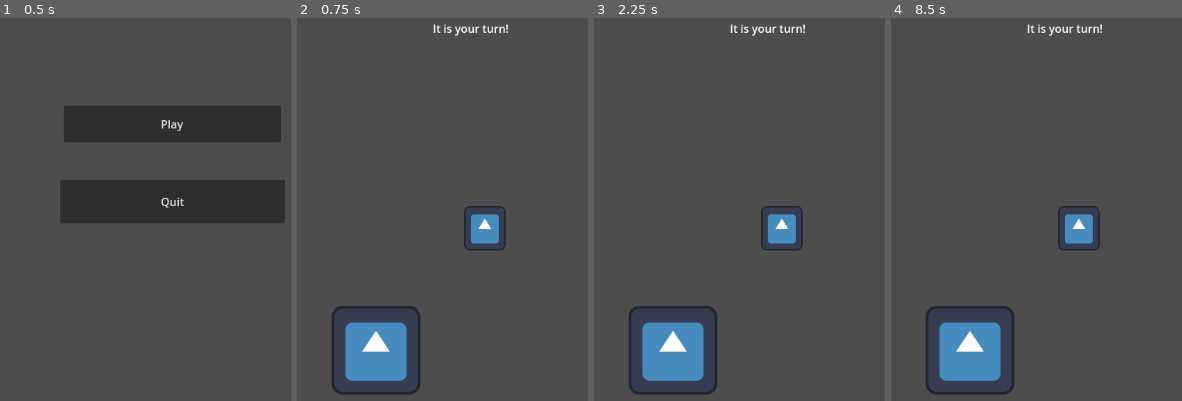
Above: before the commit, frames 1-4 (left to right).
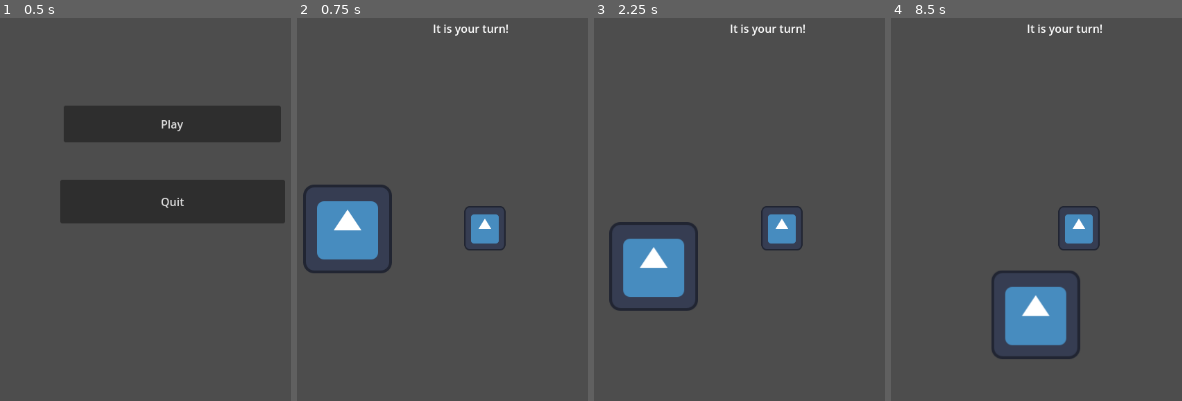
Above: after the commit, the same moments.

Repository: Crapulence1/untitled-acting-game
Game: Godot game, scene res://Menus/Main_Menu.tscn
Same seed, same stepped clock (60 frames per second), same inputs: the game is played once before the commit and once after it. The engine's default icon, where the game draws it, is replaced by a stand-in: a white triangle on a blue panel in a dark square.
Inputs (mouse positions are in pixels of both pictures, inside the frame that each line leads up to):
- Up to frame 1 (0.5 s): no input
- Up to frame 2 (0.75 s): click "Play" at 0.5 s
- Up to frame 3 (2.25 s): tap Enter at 1.25 s; move the mouse to (outside the picture) at 1.27 s; hold Space (activate_object) 1.28-2 s; click (outside the picture) at 1.42 s; drag from (620, 247) to (739, 316) at 2.02 s
- Up to frame 4 (8.5 s): move the mouse to (1158, 125) at 2.77 s; hold Space (activate_object) 2.78-3.5 s; click (1158, 125) at 2.92 s; tap Enter at 3.5, 5 s; drag from (1036, 316) to (outside the picture) at 3.52 s; tap Space (activate_object) at 4.25, 5.75 s; move the mouse to (outside the picture) at 4.27 s; hold Space (activate_object) 4.28-5 s; click (outside the picture) at 4.42 s; drag from (outside the picture) to (957, 113) at 5.02 s; move the mouse to (1117, 224) at 5.77 s; hold Space (activate_object) 5.78-6.5 s; click (1117, 224) at 5.92 s; drag from (957, 113) to (917, 247) at 6.52 s; move the mouse to (outside the picture) at 7.27 s; hold Space (activate_object) 7.28-8 s; click (outside the picture) at 7.42 s; drag from (917, 247) to (1036, 316) at 8.02 s

Frame 1 is identical in both runs. In frame 2, 8.3% of the frame differs, in the area x 2-43%, y 43-99%; in frame 3, 8.2%; in frame 4, 8.0%.

Commit message:
Snapping logic
created snapping logic for cards

Diff:
--- a/Cards/test_card.gd
+++ b/Cards/test_card.gd
@@ -2,6 +2,7 @@
 
 var is_dragging = false
 var mouse_offset
+
 
 # Called when the node enters the scene tree for the first time.
 func _ready() -> void:
@@ -11,13 +12,14 @@
 func _process(delta: float) -> void:
 	if is_dragging:
 		var tween = get_tree().create_tween()
-		tween.tween_property(self, "position", get_global_mouse_position(), 10 * delta)
-	pass
+		tween.tween_property(self, "position", get_global_mouse_position(), 5 * delta)
+
 
 func _input(event):
 	if event is InputEventMouseButton and event.button_index == MOUSE_BUTTON_LEFT:
 		if event.pressed:
 			if get_rect().has_point(to_local(event.position)): #checks if mouse is clicked over sprite
 				is_dragging = true
+				#mouse_offset = get_global_mouse_position() - global_position
 		else:
 			is_dragging = false
--- a/Cards/test_card.tscn
+++ b/Cards/test_card.tscn
@@ -1,8 +1,17 @@
-[gd_scene load_steps=3 format=3 uid="uid://bar2c1jqewuyr"]
+[gd_scene load_steps=4 format=3 uid="uid://bar2c1jqewuyr"]
 
 [ext_resource type="Texture2D" uid="uid://c1gc20yh4goxh" path="res://icon.svg" id="1_di8sp"]
 [ext_resource type="Script" uid="uid://dofmjbnbrwe3r" path="res://Cards/test_card.gd" id="2_7yyfb"]
 
+[sub_resource type="RectangleShape2D" id="RectangleShape2D_j2ms4"]
+size = Vector2(131, 128)
+
 [node name="test card" type="Sprite2D"]
 texture = ExtResource("1_di8sp")
 script = ExtResource("2_7yyfb")
+
+[node name="Area2D" type="Area2D" parent="."]
+
+[node name="CollisionShape2D" type="CollisionShape2D" parent="Area2D"]
+position = Vector2(0.5, 0)
+shape = SubResource("RectangleShape2D_j2ms4")
--- a/Scenes/battle_area.gd
+++ b/Scenes/battle_area.gd
@@ -5,3 +5,5 @@
 	if Input.is_action_pressed("activate_object"): #checks if spacebar is pressed from input mapping
 		var _menu = get_node("Player Combat Menu") #gets combat menu from tree
 		_menu.visible = true #makes it visible
+	if get_node("Snapper").overlapping:
+		get_node("test card").global_position = get_node("Snapper").global_position #snaps into position
--- a/Scenes/battle_area.tscn
+++ b/Scenes/battle_area.tscn
@@ -1,9 +1,10 @@
-[gd_scene load_steps=6 format=3 uid="uid://bwi4xbforl6il"]
+[gd_scene load_steps=7 format=3 uid="uid://bwi4xbforl6il"]
 
 [ext_resource type="Script" uid="uid://v5xu3yqqu4xq" path="res://Scenes/battle_area.gd" id="1_fehfv"]
 [ext_resource type="PackedScene" uid="uid://kucktrbvho64" path="res://Player/player.tscn" id="1_rpt1q"]
 [ext_resource type="PackedScene" uid="uid://cp0iu0vue33cm" path="res://Menus/player_combat_menu.tscn" id="3_84oke"]
 [ext_resource type="PackedScene" uid="uid://bar2c1jqewuyr" path="res://Cards/test_card.tscn" id="4_84oke"]
+[ext_resource type="PackedScene" uid="uid://kfhy86eamnjn" path="res://snapper.tscn" id="5_3axf1"]
 
 [sub_resource type="GDScript" id="GDScript_84oke"]
 script/source = "extends Node2D
@@ -37,4 +38,9 @@
 offset_bottom = 24.0
 
 [node name="test card" parent="." instance=ExtResource("4_84oke")]
-position = Vector2(422, 500)
+position = Vector2(297, 287)
+
+[node name="Snapper" parent="." instance=ExtResource("5_3axf1")]
+position = Vector2(381, 325)
+
+[connection signal="area_entered" from="Snapper" to="." method="_on_snapper_area_entered"]
--- /dev/null
+++ b/snapper.gd
@@ -0,0 +1,10 @@
+extends Area2D
+
+var overlapping = false
+#Called when the node enters the scene tree for the first time.
+
+func _on_area_entered(area: Area2D) -> void:
+	overlapping = true
+
+func _on_area_exited(area: Area2D) -> void:
+	overlapping = false
--- /dev/null
+++ b/snapper.tscn
@@ -0,0 +1,15 @@
+[gd_scene load_steps=3 format=3 uid="uid://kfhy86eamnjn"]
+
+[ext_resource type="Script" uid="uid://peeaxxi38og6" path="res://snapper.gd" id="1_6mgnd"]
+
+[sub_resource type="RectangleShape2D" id="RectangleShape2D_33qvl"]
+size = Vector2(160.5, 146.5)
+
+[node name="Snapper" type="Area2D"]
+script = ExtResource("1_6mgnd")
+
+[node name="CollisionShape2D" type="CollisionShape2D" parent="."]
+shape = SubResource("RectangleShape2D_33qvl")
+
+[connection signal="area_entered" from="." to="." method="_on_area_entered"]
+[connection signal="area_exited" from="." to="." method="_on_area_exited"]
Not shown: 1 places in Menus/test.tscn that only renumber resources
Not shown, added: snapper.gd.uid
